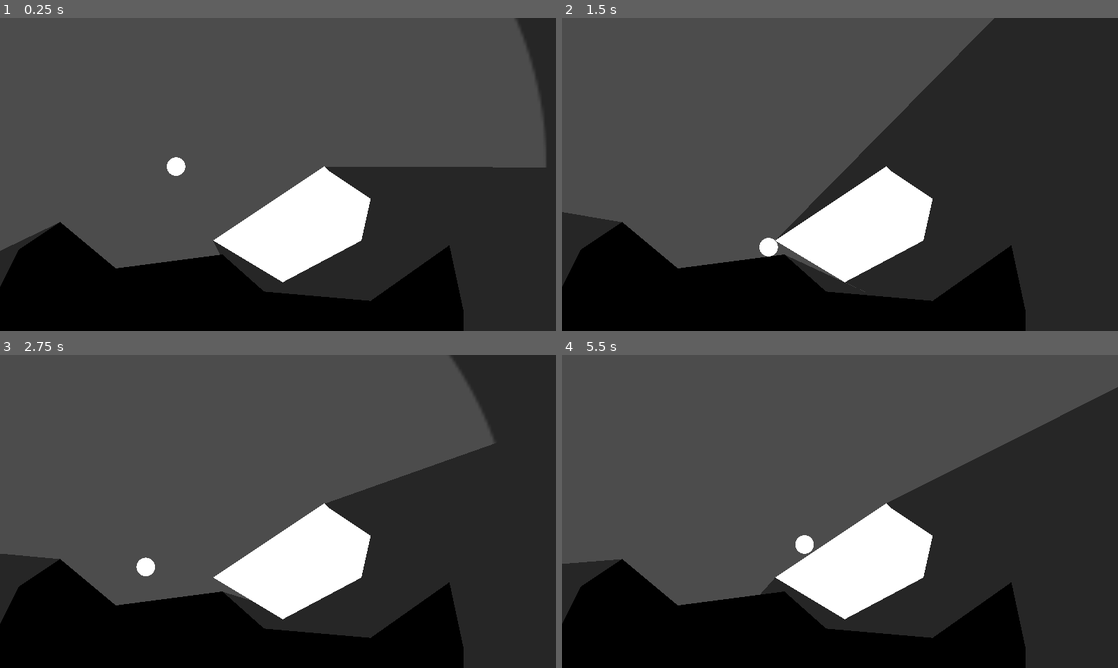
Above: before the commit, frames 1-4 (two rows, left to right).
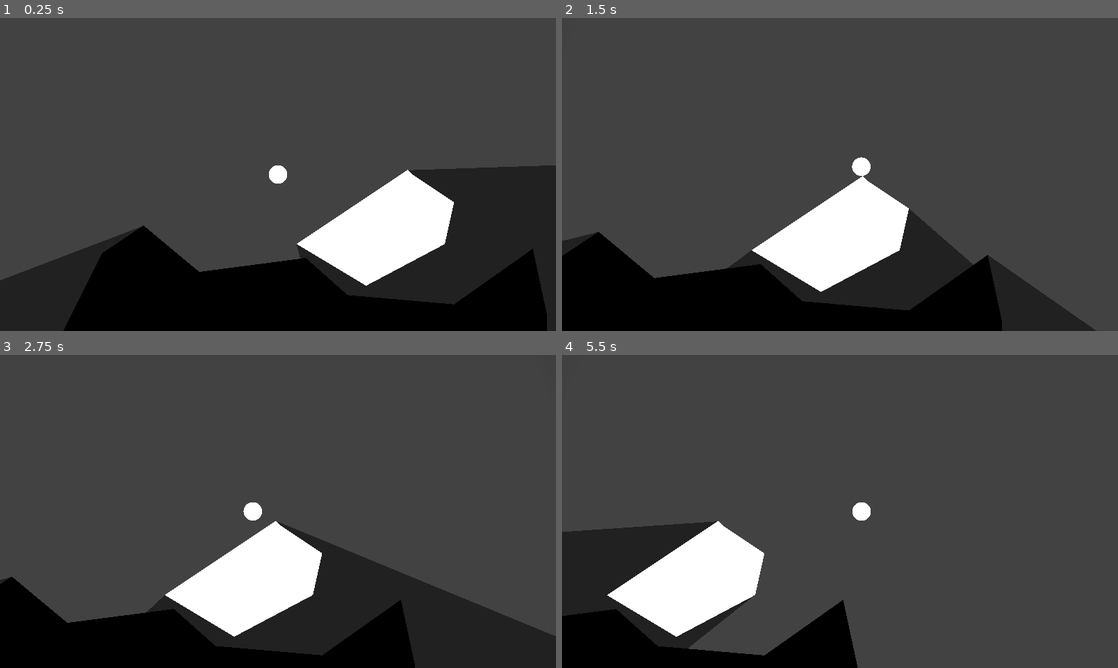
Above: after the commit, the same moments.

Repository: Quicksilver151/Circles-Adventure
Game: Godot game, scene res://Scenes/test_scene.tscn
Two runs of this game, one before a commit and one after it. Both use one fixed random seed, a clock stepped at 60 frames per second and the inputs below. This scene is started directly instead of the project's main scene.
Inputs:
- Up to frame 1 (0.25 s): no input
- Up to frame 2 (1.5 s): tap Enter (ui_accept) at 0.5, 0.6, 0.77, 1.07, 1.35 s; hold Right (ui_right) from 0.53 s (still down)
- Up to frame 3 (2.75 s): tap Enter (ui_accept) at 1.52, 1.82, 2.1 s; release Right (ui_right) at 2.03 s; hold Left (ui_left) from 2.03 s (still down)
- Up to frame 4 (5.5 s): release Left (ui_left) at 2.78 s; hold Right (ui_right) 2.78-4.28 s; tap Enter (ui_accept) at 2.85, 3.02, 3.32, 3.6, 3.77, 4.07, 4.35, 4.52, 4.82, 5.1 s; hold Left (ui_left) 4.28-5.03 s; hold Right (ui_right) from 5.03 s (still down)

The runs differ from the first frame. In frame 1, 23% of the frame differs, in the area x 0-100%, y 0-100%; in frame 2, 37%; in frame 3, 32%; in frame 4, 48%, in the area x 0-100%, y 10-100%.

Commit message:
topdown movement + better light+background

Diff:
--- a/Code/Player.gd
+++ b/Code/Player.gd
@@ -1,26 +1,27 @@
 extends CharacterBody2D
 
 
-const SPEED = 300.0
+const SPEED = 500.0
 const JUMP_VELOCITY = -400.0
 
 # Get the gravity from the project settings to be synced with RigidBody nodes.
 var gravity = ProjectSettings.get_setting("physics/2d/default_gravity")
 
 
-func _physics_process(delta):
-	# Add the gravity.
-	if not is_on_floor():
-		velocity.y += gravity * delta
-
-	# Handle Jump.
-	if Input.is_action_just_pressed("ui_accept") and is_on_floor():
-		velocity.y = JUMP_VELOCITY
-
-	var direction = Input.get_axis("ui_left", "ui_right")
-	if direction:
-		velocity.x = direction * SPEED
-	else:
-		velocity.x = move_toward(velocity.x, 0, SPEED)
-
-	move_and_slide()
+#func _physics_process(delta):
+#	# Add the gravity.
+#	if not is_on_floor():
+#		velocity.y += gravity * delta
+#
+#	# Handle Jump.
+#	if Input.is_action_just_pressed("ui_accept") and is_on_floor():
+#		velocity.y = JUMP_VELOCITY
+#
+#	var direction = Input.get_axis("ui_left", "ui_right")
+#	if direction:
+#		velocity.x = direction * SPEED
+#	else:
+#		velocity.x = move_toward(velocity.x, 0, SPEED)
+#
+#	move_and_slide()
+#
--- /dev/null
+++ b/Components/TopDownMovement.gd
@@ -0,0 +1,18 @@
+extends Node2D
+class_name TopDownMovement
+
+var speed = 12
+
+func _physics_process(delta):
+	if visible:
+		get_velocity(delta)
+
+func get_velocity(delta):
+	var direction = Vector2(
+		Input.get_axis("ui_left","ui_right"),
+		Input.get_axis("ui_up","ui_down")
+		).normalized()
+
+	var character: CharacterBody2D = get_parent()
+	character.velocity = direction * character.SPEED
+	character.move_and_slide()
--- /dev/null
+++ b/Objects/ObjectAssets/BGLayer.tscn
@@ -0,0 +1,8 @@
+[gd_scene format=3 uid="uid://bc3wbtkvrc7u3"]
+
+[node name="BGLayer" type="CanvasLayer"]
+layer = -1
+
+[node name="Polygon2D" type="Polygon2D" parent="."]
+color = Color(0.133333, 0.133333, 0.133333, 1)
+polygon = PackedVector2Array(0, 0, 1920, 0, 1920, 1088, 0, 1088)
--- a/Objects/Player.tscn
+++ b/Objects/Player.tscn
@@ -1,14 +1,30 @@
-[gd_scene load_steps=4 format=3 uid="uid://bji0clkqbfs3c"]
+[gd_scene load_steps=7 format=3 uid="uid://bji0clkqbfs3c"]
 
 [ext_resource type="Texture2D" uid="uid://6brh51uv0ggv" path="res://Assets/Sprites/Circle.svg" id="1_iighx"]
 [ext_resource type="Script" path="res://Code/Player.gd" id="1_nthwo"]
+[ext_resource type="Script" path="res://Components/TopDownMovement.gd" id="3_sxkwi"]
 
 [sub_resource type="CircleShape2D" id="CircleShape2D_cxrn0"]
 radius = 32.0
 
+[sub_resource type="Gradient" id="Gradient_slyck"]
+offsets = PackedFloat32Array(0.378151, 1)
+colors = PackedColorArray(1, 1, 1, 1, 0, 0, 0, 0)
+
+[sub_resource type="GradientTexture2D" id="GradientTexture2D_tckv4"]
+gradient = SubResource("Gradient_slyck")
+width = 1024
+height = 1024
+fill = 1
+fill_from = Vector2(0.5, 0.5)
+fill_to = Vector2(0, 1)
+
 [node name="Player" type="CharacterBody2D"]
 motion_mode = 1
 script = ExtResource("1_nthwo")
+
+[node name="TopDownMovement" type="Node2D" parent="."]
+script = ExtResource("3_sxkwi")
 
 [node name="Circle" type="Sprite2D" parent="."]
 scale = Vector2(0.25, 0.25)
@@ -19,6 +35,10 @@
 shape = SubResource("CircleShape2D_cxrn0")
 
 [node name="PointLight2D" type="PointLight2D" parent="."]
+range_layer_min = -1
 shadow_enabled = true
-texture = ExtResource("1_iighx")
-texture_scale = 10.0
+texture = SubResource("GradientTexture2D_tckv4")
+texture_scale = 4.0
+
+[node name="Camera2D" type="Camera2D" parent="."]
+position_smoothing_enabled = true
--- a/Scenes/test_scene.tscn
+++ b/Scenes/test_scene.tscn
@@ -9,6 +9,7 @@
 [node name="TestScene" type="Node2D"]
 
 [node name="Polygon2D" type="Polygon2D" parent="."]
+visible = false
 color = Color(0.152941, 0.152941, 0.152941, 1)
 polygon = PackedVector2Array(-240, -272, 1552, -304, 2400, -128, 2272, 1696, -704, 1712, -544, 96)
 
@@ -31,5 +32,5 @@
 occluder = SubResource("OccluderPolygon2D_shw8r")
 
 [node name="Player" parent="." instance=ExtResource("1_1a8dh")]
-position = Vector2(608, 480)
+position = Vector2(672, 528)
 motion_mode = 0
--- a/project.godot
+++ b/project.godot
@@ -18,6 +18,7 @@
 [autoload]
 
 Global="*res://Code/Globals.gd"
+BG="*res://Objects/ObjectAssets/BGLayer.tscn"
 
 [display]
 
